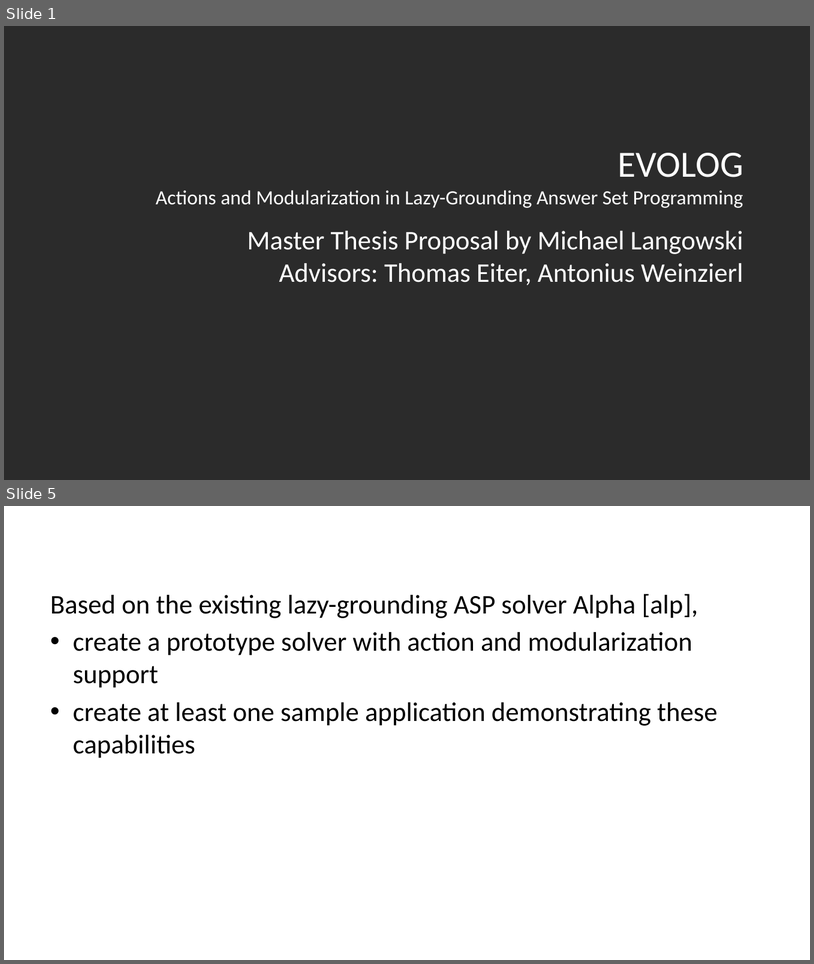
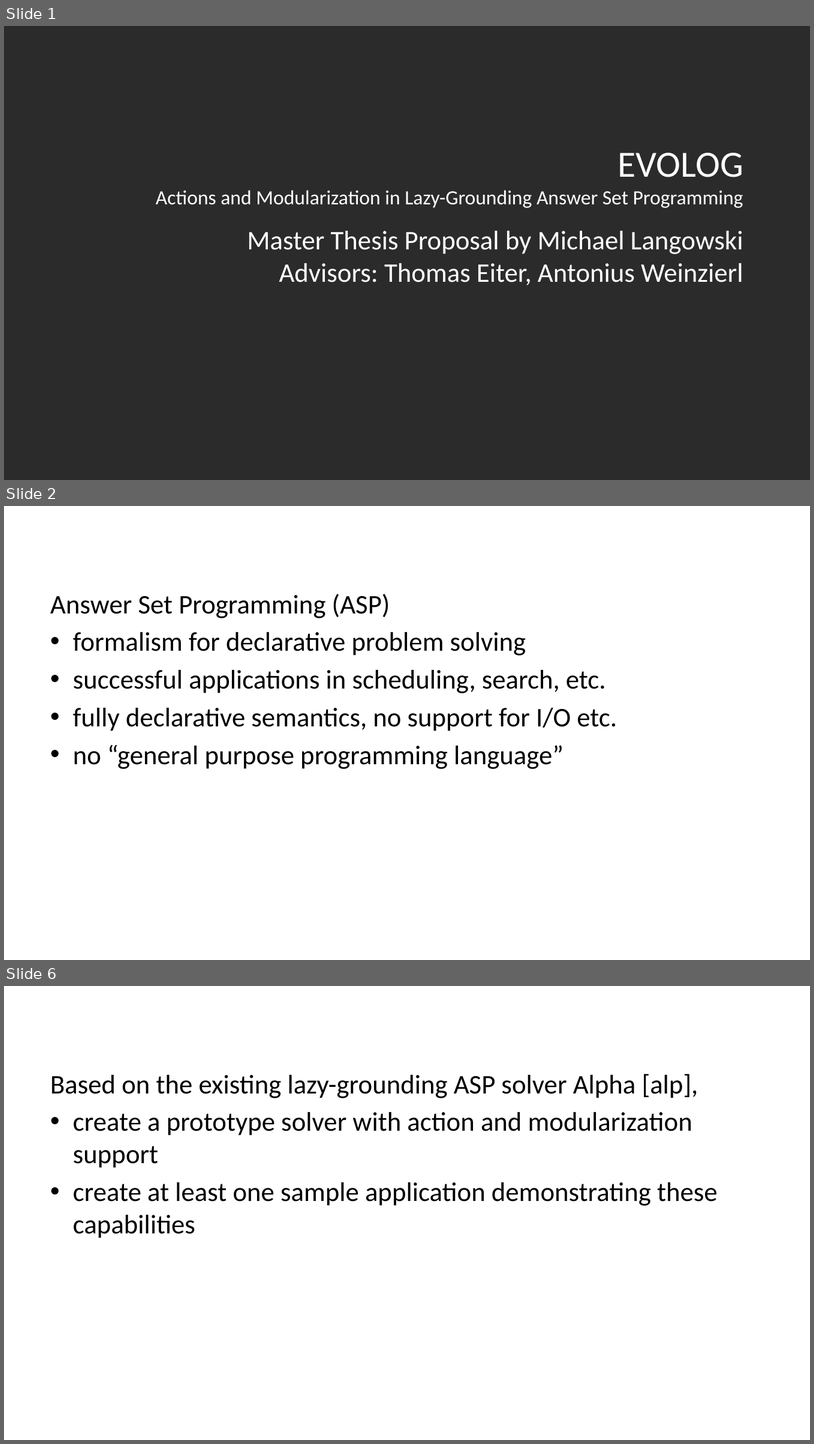
Before and after one commit to madmike200590/evolog-thesis, a slide deck: proposal/presentation.pptx. Shown one above the other, each under a label of ours: slides 1 and 5 before the commit, slides 1, 2 and 6 after it; the slides between them are not shown. The pictures are 814x964 and 814x1444 pixels, drawn with LibreOffice and Linux fonts; fonts in the diff are those of the drawing; background and template pictures are left out; a plain dark background stands for a picture behind light text. Boxes give left, top, right and bottom in pixels: in the first picture for what was removed or moved away, otherwise in the second. Text is boxed around its words. In the diff, an @@ line names an element or a change of style, - is before the commit and + after.

```diff
--- a/proposal/presentation.pptx
+++ b/proposal/presentation.pptx
@@ slide 2 added at <box>4,506,810,960</box>, background picture (left out) @@
@@ title added at <box>45,519,770,558</box>, 36 pt, text #FFFFFF @@
+Motivation
@@ text added at <box>50,594,617,769</box>, 32 pt, text #000000 @@
+Answer Set Programming (ASP)
+• formalism for declarative problem solving
+• successful applications in scheduling, search, etc.
+• fully declarative semantics, no support for I/O etc.
+• no “general purpose programming language”
@@ what was slide 5 is now slide 6 @@
```
Also in this commit, not shown: 1 slide changed, 2 other slides added, 1 slide removed, 3 other files.
